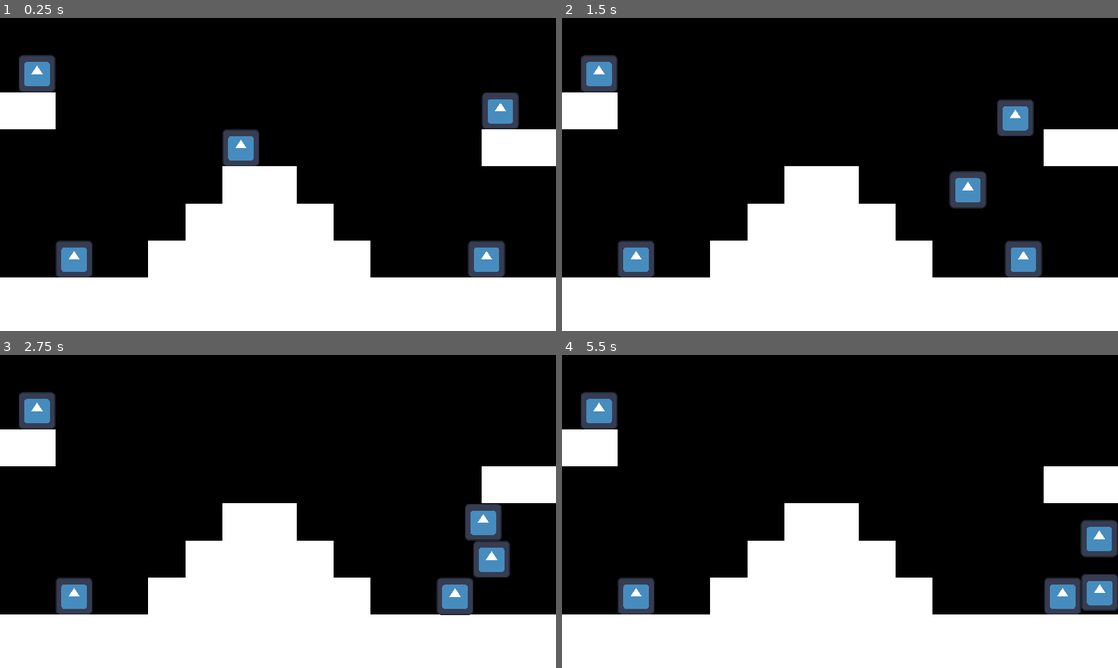
Above: before the commit, frames 1-4 (two rows, left to right).
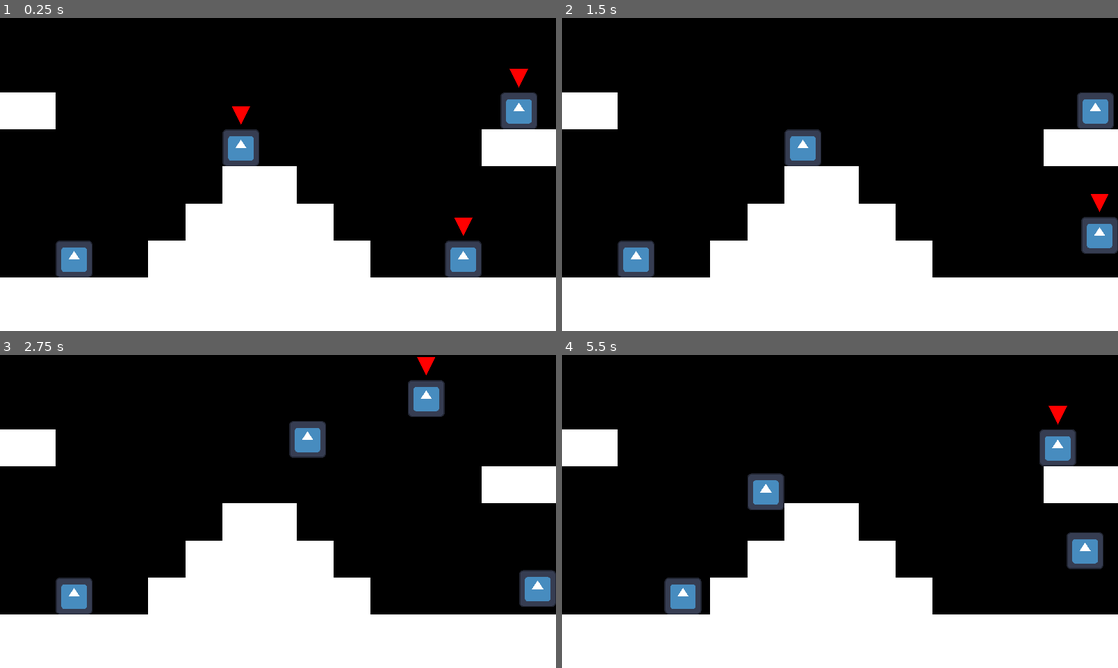
Above: after the commit, the same moments.

Repository: ericvennemeyer/taqueria-ultima
Game: Godot game, scene res://world.tscn
Same seed, same stepped clock (60 frames per second), same inputs: the game is played once before the commit and once after it. The engine's default icon, where the game draws it, is replaced by a stand-in: a white triangle on a blue panel in a dark square.
Inputs:
- Up to frame 1 (0.25 s): no input
- Up to frame 2 (1.5 s): tap Enter (ui_accept) at 0.5, 0.6 s; hold Right (ui_right) from 0.53 s (still down); tap W (jump, bound only after the commit) at 0.77, 0.8, 1.07, 1.35 s
- Up to frame 3 (2.75 s): tap W (jump, bound only after the commit) at 1.52, 1.82, 2.3 s; tap Enter (ui_accept) at 1.55, 2.1 s; release Right (ui_right) at 2.03 s; hold Left (ui_left) from 2.03 s (still down)
- Up to frame 4 (5.5 s): release Left (ui_left) at 2.78 s; hold Right (ui_right) 2.78-4.28 s; tap Enter (ui_accept) at 2.85, 4.35, 5.1 s; tap W (jump, bound only after the commit) at 3.02, 3.32, 3.6, 3.77, 4.07, 4.52, 4.82, 5.3 s; hold Left (ui_left) 4.28-5.03 s; hold Right (ui_right) from 5.03 s (still down)

The runs differ from the first frame. In frame 1, 3.2% of the frame differs, in the area x 3-97%, y 11-83%; in frame 2, 5.5%; in frame 3, 5.5%; in frame 4, 6.7%, in the area x 3-100%, y 11-83%.

Commit message:
Create custom input actions. Create basic system for switching between muliple player characters.

Diff:
--- a/enemy.gd
+++ b/enemy.gd
@@ -1,6 +1,5 @@
 class_name Enemy
 extends CharacterBody2D
-
 
 const SPEED = 200.0
 const JUMP_VELOCITY = -400.0
--- a/enemy.tscn
+++ b/enemy.tscn
@@ -7,7 +7,7 @@
 size = Vector2(64, 64)
 
 [sub_resource type="CircleShape2D" id="CircleShape2D_bu35a"]
-radius = 288.0
+radius = 247.0
 
 [node name="Enemy" type="CharacterBody2D"]
 collision_layer = 4
--- a/player.gd
+++ b/player.gd
@@ -1,26 +1,29 @@
 class_name Player
 extends CharacterBody2D
-
 
 const SPEED = 300.0
 const JUMP_VELOCITY = -400.0
 
+@export var is_active = false
+
+@onready var selection_indicator: Polygon2D = $SelectionIndicator
 
 func _physics_process(delta: float) -> void:
-	# Add the gravity.
-	if not is_on_floor():
-		velocity += get_gravity() * delta
+	if is_active:
+		# Add the gravity.
+		if not is_on_floor():
+			velocity += get_gravity() * delta
 
-	# Handle jump.
-	if Input.is_action_just_pressed("ui_accept") and is_on_floor():
-		velocity.y = JUMP_VELOCITY
+		# Handle jump.
+		if Input.is_action_just_pressed("jump") and is_on_floor():
+			velocity.y = JUMP_VELOCITY
 
-	# Get the input direction and handle the movement/deceleration.
-	# As good practice, you should replace UI actions with custom gameplay actions.
-	var direction := Input.get_axis("ui_left", "ui_right")
-	if direction:
-		velocity.x = direction * SPEED
-	else:
-		velocity.x = move_toward(velocity.x, 0, SPEED)
+		# Get the input direction and handle the movement/deceleration.
+		# As good practice, you should replace UI actions with custom gameplay actions.
+		var direction := Input.get_axis("move_left", "move_right")
+		if direction:
+			velocity.x = direction * SPEED
+		else:
+			velocity.x = move_toward(velocity.x, 0, SPEED)
 
-	move_and_slide()
+		move_and_slide()
--- a/player.tscn
+++ b/player.tscn
@@ -19,3 +19,7 @@
 [node name="CollisionShape2D" type="CollisionShape2D" parent="."]
 position = Vector2(0, -96)
 shape = SubResource("RectangleShape2D_5n2xv")
+
+[node name="SelectionIndicator" type="Polygon2D" parent="."]
+color = Color(1, 0, 0, 1)
+polygon = PackedVector2Array(0, -136, -16, -168, 16, -168)
--- a/project.godot
+++ b/project.godot
@@ -23,6 +23,39 @@
 window/size/window_height_override=1080
 window/stretch/mode="canvas_items"
 
+[input]
+
+move_left={
+"deadzone": 0.5,
+"events": [Object(InputEventKey,"resource_local_to_scene":false,"resource_name":"","device":-1,"window_id":0,"alt_pressed":false,"shift_pressed":false,"ctrl_pressed":false,"meta_pressed":false,"pressed":false,"keycode":0,"physical_keycode":65,"key_label":0,"unicode":97,"location":0,"echo":false,"script":null)
+, Object(InputEventKey,"resource_local_to_scene":false,"resource_name":"","device":-1,"window_id":0,"alt_pressed":false,"shift_pressed":false,"ctrl_pressed":false,"meta_pressed":false,"pressed":false,"keycode":0,"physical_keycode":4194319,"key_label":0,"unicode":0,"location":0,"echo":false,"script":null)
+]
+}
+move_right={
+"deadzone": 0.5,
+"events": [Object(InputEventKey,"resource_local_to_scene":false,"resource_name":"","device":-1,"window_id":0,"alt_pressed":false,"shift_pressed":false,"ctrl_pressed":false,"meta_pressed":false,"pressed":false,"keycode":0,"physical_keycode":68,"key_label":0,"unicode":100,"location":0,"echo":false,"script":null)
+, Object(InputEventKey,"resource_local_to_scene":false,"resource_name":"","device":-1,"window_id":0,"alt_pressed":false,"shift_pressed":false,"ctrl_pressed":false,"meta_pressed":false,"pressed":false,"keycode":0,"physical_keycode":4194321,"key_label":0,"unicode":0,"location":0,"echo":false,"script":null)
+]
+}
+jump={
+"deadzone": 0.5,
+"events": [Object(InputEventKey,"resource_local_to_scene":false,"resource_name":"","device":-1,"window_id":0,"alt_pressed":false,"shift_pressed":false,"ctrl_pressed":false,"meta_pressed":false,"pressed":false,"keycode":0,"physical_keycode":87,"key_label":0,"unicode":119,"location":0,"echo":false,"script":null)
+, Object(InputEventKey,"resource_local_to_scene":false,"resource_name":"","device":-1,"window_id":0,"alt_pressed":false,"shift_pressed":false,"ctrl_pressed":false,"meta_pressed":false,"pressed":false,"keycode":0,"physical_keycode":4194320,"key_label":0,"unicode":0,"location":0,"echo":false,"script":null)
+]
+}
+attack={
+"deadzone": 0.5,
+"events": [Object(InputEventKey,"resource_local_to_scene":false,"resource_name":"","device":-1,"window_id":0,"alt_pressed":false,"shift_pressed":false,"ctrl_pressed":false,"meta_pressed":false,"pressed":false,"keycode":0,"physical_keycode":32,"key_label":0,"unicode":32,"location":0,"echo":false,"script":null)
+]
+}
+change_player={
+"deadzone": 0.5,
+"events": [Object(InputEventKey,"resource_local_to_scene":false,"resource_name":"","device":-1,"window_id":0,"alt_pressed":false,"shift_pressed":false,"ctrl_pressed":false,"meta_pressed":false,"pressed":false,"keycode":0,"physical_keycode":4194309,"key_label":0,"unicode":0,"location":0,"echo":false,"script":null)
+, Object(InputEventKey,"resource_local_to_scene":false,"resource_name":"","device":-1,"window_id":0,"alt_pressed":false,"shift_pressed":false,"ctrl_pressed":false,"meta_pressed":false,"pressed":false,"keycode":0,"physical_keycode":83,"key_label":0,"unicode":115,"location":0,"echo":false,"script":null)
+, Object(InputEventKey,"resource_local_to_scene":false,"resource_name":"","device":-1,"window_id":0,"alt_pressed":false,"shift_pressed":false,"ctrl_pressed":false,"meta_pressed":false,"pressed":false,"keycode":0,"physical_keycode":4194322,"key_label":0,"unicode":0,"location":0,"echo":false,"script":null)
+]
+}
+
 [layer_names]
 
 2d_physics/layer_1="world"
--- a/world.gd
+++ b/world.gd
@@ -1,11 +1,39 @@
 extends Node2D
 
+var player_characters_array: Array[Node]
+var current_player
+
+
+@onready var player_controlled: Node = $"Player-Controlled"
 
 # Called when the node enters the scene tree for the first time.
 func _ready() -> void:
 	RenderingServer.set_default_clear_color(Color.BLACK)
 
+	player_characters_array = player_controlled.get_children()
+	for player in player_characters_array:
+		if player.is_active:
+			current_player = player
+
 
 # Called every frame. 'delta' is the elapsed time since the previous frame.
 func _process(delta: float) -> void:
-	pass
+	if Input.is_action_just_pressed("change_player"):
+		change_player_character()
+
+
+func change_player_character():
+	var next_player_index
+	var current_player_index = player_characters_array.find(current_player)
+	if current_player_index != -1:
+		next_player_index = current_player_index + 1
+		if next_player_index > player_characters_array.size() - 1:
+			next_player_index = 0
+	print(current_player_index)
+	print(next_player_index)
+	current_player = player_characters_array[next_player_index]
+	for player in player_characters_array:
+		player.is_active = false
+		player.selection_indicator.visible = false
+	current_player.is_active = true
+	current_player.selection_indicator.visible = true
--- a/world.tscn
+++ b/world.tscn
@@ -17,17 +17,19 @@
 
 [node name="Polygon2D" type="Polygon2D" parent="StaticBody2D/CollisionPolygon2D"]
 
-[node name="Player" parent="." instance=ExtResource("3_uj7fh")]
+[node name="Player-Controlled" type="Node" parent="."]
+
+[node name="Player" parent="Player-Controlled" instance=ExtResource("3_uj7fh")]
 position = Vector2(416, 320)
+is_active = true
+
+[node name="Player2" parent="Player-Controlled" instance=ExtResource("3_uj7fh")]
+position = Vector2(896, 256)
+
+[node name="Player3" parent="Player-Controlled" instance=ExtResource("3_uj7fh")]
+position = Vector2(800, 512)
 
 [node name="Enemy" parent="." instance=ExtResource("4_jm3ck")]
 position = Vector2(128, 448)
 
-[node name="Enemy2" parent="." instance=ExtResource("4_jm3ck")]
-position = Vector2(840, 448)
-
-[node name="Enemy3" parent="." instance=ExtResource("4_jm3ck")]
-position = Vector2(864, 192)
-
-[node name="Enemy4" parent="." instance=ExtResource("4_jm3ck")]
-position = Vector2(64, 128)
+[node name="Enemies" type="Node" parent="."]
